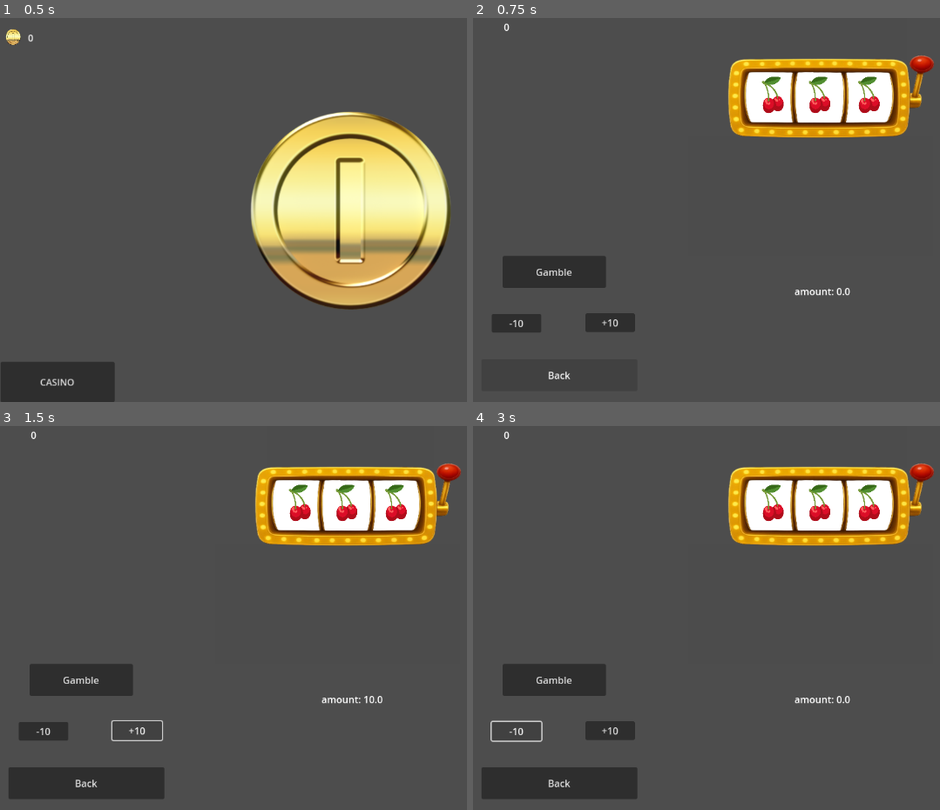
Above: before the commit, frames 1-4 (two rows, left to right).
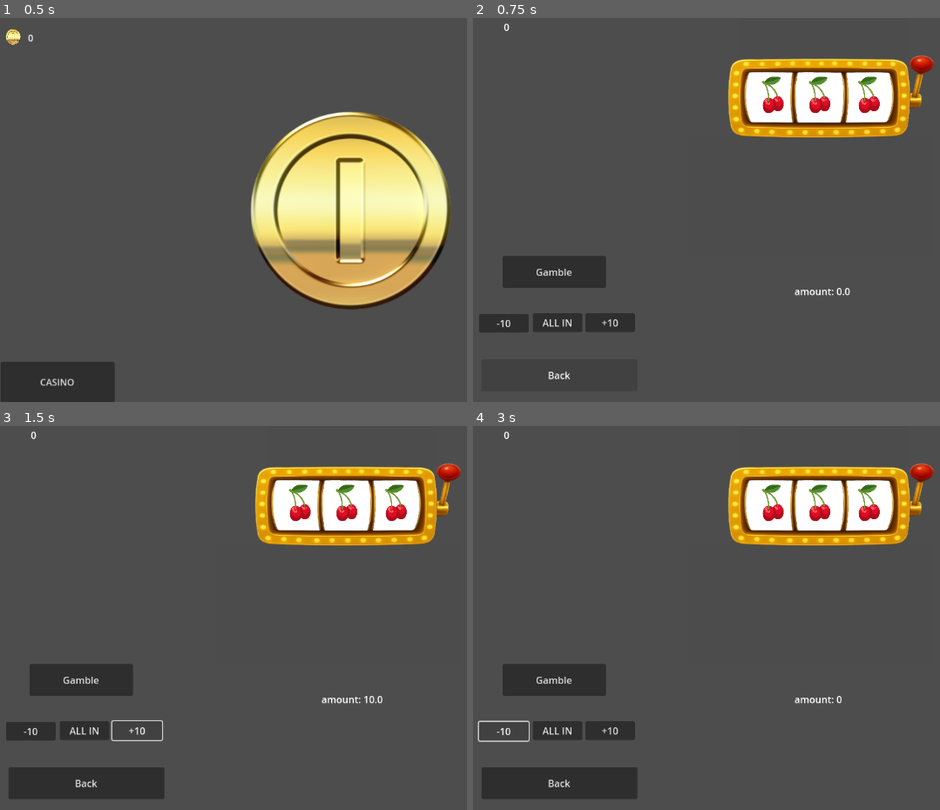
Above: after the commit, the same moments.

Repository: lostlp09/coinclicker_gambling_fixed
Game: Godot game, scene res://node_2d.tscn
Same seed, same stepped clock (60 frames per second), same inputs: the game is played once before the commit and once after it.
Inputs (mouse positions are in pixels of both pictures, inside the frame that each line leads up to):
- Up to frame 1 (0.5 s): no input
- Up to frame 2 (0.75 s): click "CASINO" at 0.5 s
- Up to frame 3 (1.5 s): click "+10" at 1.25 s
- Up to frame 4 (3 s): click (557, 729) at 2 s, where only the run after the commit has a clickable "ALL IN"; click "-10" at 2.75 s

Frame 1 is identical in both runs. In frame 2, 0.6% of the frame differs, in the area x 1-24%, y 76-82%; in frame 3, 0.6%; in frame 4, 0.6%.

Commit message:
Added all in Button
yea now you can invest everything

Diff:
--- a/CoinSimulator/Gambling.tscn
+++ b/CoinSimulator/Gambling.tscn
@@ -24,12 +24,19 @@
 
 [node name="Button2" type="Button" parent="Button"]
 layout_mode = 0
-offset_left = -155.0
+offset_left = -176.0
 offset_top = 1.0
-offset_right = -73.0
+offset_right = -94.0
 offset_bottom = 32.0
 text = "-10
 "
+
+[node name="Button3" type="Button" parent="Button"]
+layout_mode = 0
+offset_left = -87.0
+offset_right = -5.0
+offset_bottom = 31.0
+text = "ALL IN"
 
 [node name="Gamblebutton" type="Button" parent="."]
 offset_left = -527.0
@@ -127,4 +134,7 @@
 [connection signal="pressed" from="Button" to="Button" method="_on_pressed"]
 [connection signal="pressed" from="Button/Button2" to="." method="_on_button_2_pressed"]
 [connection signal="pressed" from="Button/Button2" to="Button" method="_on_button_2_pressed"]
+[connection signal="pressed" from="Button/Button3" to="." method="_on_button_2_pressed"]
+[connection signal="pressed" from="Button/Button3" to="Button" method="_on_button_2_pressed"]
+[connection signal="pressed" from="Button/Button3" to="Button" method="_on_button_3_pressed"]
 [connection signal="pressed" from="back" to="." method="_on_back_pressed"]
--- a/CoinSimulator/button.gd
+++ b/CoinSimulator/button.gd
@@ -20,3 +20,7 @@
 	if Text.get_meta("amount") -10>=0:
 		Text.set_meta("amount",Text.get_meta("amount") - 10)
 	pass
+
+
+func _on_button_3_pressed() -> void:
+		Text.set_meta("amount",Money.money)
